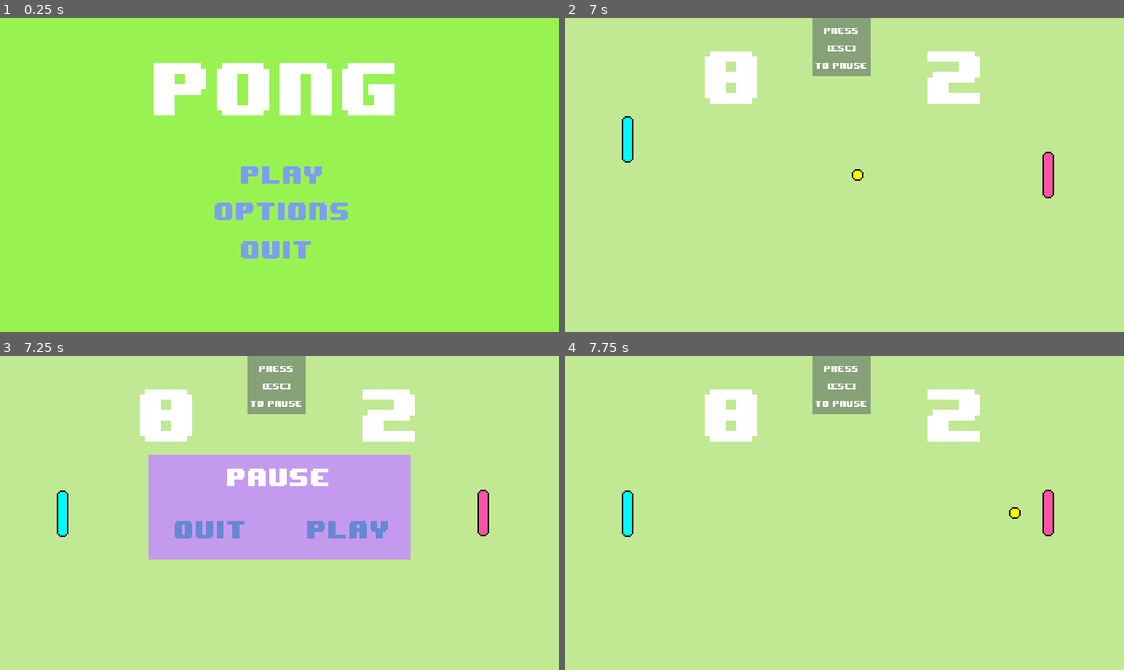
Above: before the commit, frames 1-4 (two rows, left to right).
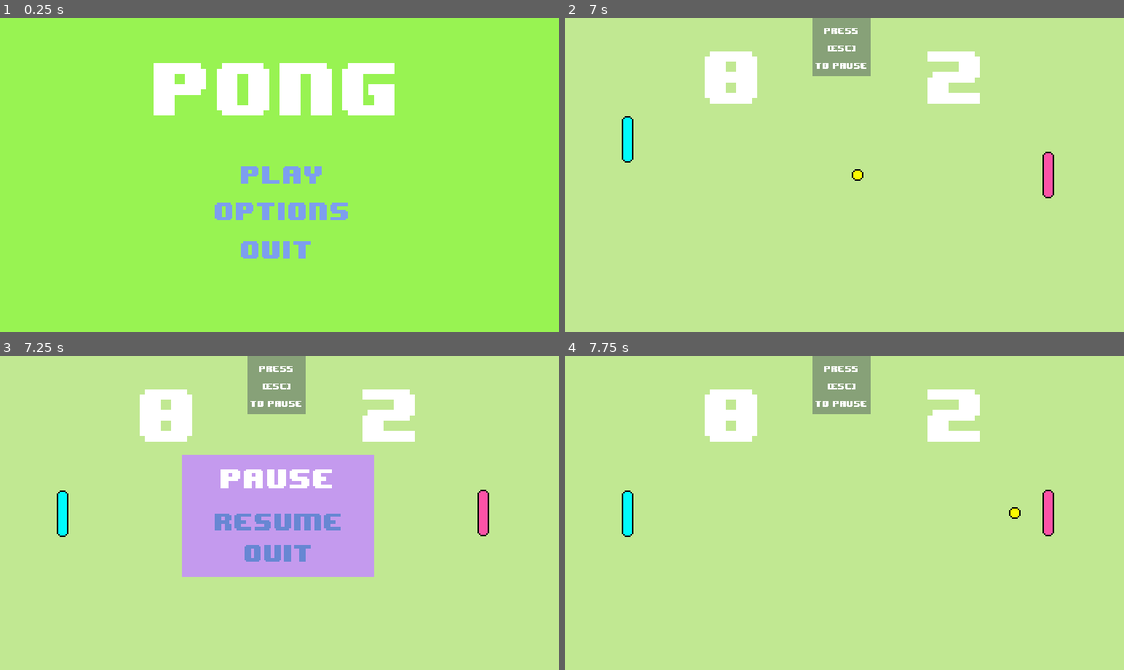
Above: after the commit, the same moments.

Repository: paolobb4/YAPC
Game: Godot game, scene res://scn/Menu.tscn
The game is run twice, just before and just after one commit, with the same random seed, the same clock (stepped at 60 frames per second) and the same inputs.
Inputs:
- Up to frame 1 (0.25 s): no input
- Up to frame 2 (7 s): click "play" at 0.5 s; click "back" at 1.25 s; click "play" at 2 s; click "play" at 2.75 s; hold W (p1_up) 3.53-4.28 s; hold Down (p2_down) 3.53-4.28 s; hold S (p1_down) 4.28-5.03 s; tap Up (p2_up) at 4.35, 5.85 s; hold Down (p2_down) 5.03-5.78 s; hold W (p1_up) 5.03-6.53 s; hold S (p1_down) from 6.53 s (still down); hold Down (p2_down) from 6.53 s (still down)
- Up to frame 3 (7.25 s): keep holding S (p1_down); keep holding Down (p2_down); tap Escape (ui_cancel) at 7.15 s
- Up to frame 4 (7.75 s): release S (p1_down) at 7.25 s; release Down (p2_down) at 7.25 s; click "play" (after the commit: "resume") at 7.25 s

Frames 1-2 are identical in both runs. In frame 3, 8.2% of the frame differs, in the area x 26-74%, y 31-71%; in frame 4, nothing differs.

Commit message:
Polish pause Panel and rework pause code

Diff:
--- a/scn/Game.tscn
+++ b/scn/Game.tscn
@@ -43,9 +43,10 @@
 font_data = ExtResource( 4 )
 _sections_unfolded = [ "Font", "Font/fallback", "Settings" ]
 
-[node name="Game" type="Node2D" index="0"]
+[node name="Game" type="Node2D"]
 
 script = ExtResource( 1 )
+_sections_unfolded = [ "Pause", "Transform" ]
 __meta__ = {
 "_edit_group_": true
 }
@@ -85,7 +86,6 @@
 size_flags_horizontal = 1
 size_flags_vertical = 1
 custom_styles/panel = SubResource( 1 )
-_sections_unfolded = [ "Rect", "custom_styles" ]
 
 [node name="score_left" type="Label" parent="." index="2"]
 
@@ -111,7 +111,7 @@
 percent_visible = 1.0
 lines_skipped = 0
 max_lines_visible = -1
-_sections_unfolded = [ "Rect", "custom_fonts" ]
+_sections_unfolded = [ "custom_fonts" ]
 
 [node name="score_right" type="Label" parent="." index="3"]
 
@@ -137,18 +137,16 @@
 percent_visible = 1.0
 lines_skipped = 0
 max_lines_visible = -1
-_sections_unfolded = [ "Rect", "custom_fonts" ]
+_sections_unfolded = [ "custom_fonts" ]
 
 [node name="Ball" parent="." index="4" instance=ExtResource( 5 )]
 
 position = Vector2( 192, 108 )
-_sections_unfolded = [ "Transform" ]
 speed = 180
 
 [node name="Player_1" parent="." index="5" instance=ExtResource( 6 )]
 
 position = Vector2( 43, 109 )
-_sections_unfolded = [ "Transform" ]
 ai_miss_chance = 40
 ai_hold = 0.35
 
--- a/scn/Menu.tscn
+++ b/scn/Menu.tscn
@@ -426,8 +426,9 @@
 
 [node name="Menu" type="Node2D" index="0"]
 
+pause_mode = 2
 script = ExtResource( 1 )
-_sections_unfolded = [ "Transform" ]
+_sections_unfolded = [ "Pause", "Transform" ]
 
 [node name="AnimationPlayer" type="AnimationPlayer" parent="." index="0"]
 
@@ -443,11 +444,13 @@
 anims/opts2main = SubResource( 4 )
 anims/play2game = SubResource( 5 )
 anims/play2main = SubResource( 6 )
-anims/show_pause_info = SubResource( 18 )
+anims/show_pause_info = SubResource( 7 )
 blend_times = [  ]
 _sections_unfolded = [ "Pause" ]
 
 [node name="Audio" type="Node" parent="." index="1"]
+
+_sections_unfolded = [ "Pause" ]
 
 [node name="menu button" type="AudioStreamPlayer" parent="Audio" index="0"]
 
@@ -1161,8 +1164,8 @@
 
 [node name="Game" parent="." index="5" instance=ExtResource( 8 )]
 
+pause_mode = 1
 position = Vector2( 768, 0 )
-_sections_unfolded = [ "Pause", "Transform" ]
 
 [node name="Pause Info Panel" type="Panel" parent="." index="6"]
 
@@ -1215,16 +1218,15 @@
 [node name="Pause Panel" type="Panel" parent="." index="7"]
 
 pause_mode = 2
-editor/display_folded = true
 visible = false
 anchor_left = 0.0
 anchor_top = 0.0
 anchor_right = 0.0
 anchor_bottom = 0.0
-margin_left = 870.0
-margin_top = 68.4
-margin_right = 1020.0
-margin_bottom = 128.4
+margin_left = 893.0
+margin_top = 68.0
+margin_right = 1003.0
+margin_bottom = 138.0
 rect_scale = Vector2( 1.2, 1.2 )
 rect_pivot_offset = Vector2( 0, 0 )
 rect_clip_content = false
@@ -1244,40 +1246,71 @@
 anchor_top = 0.0
 anchor_right = 0.0
 anchor_bottom = 0.0
+margin_left = -13.0
 margin_top = 6.0
-margin_right = 150.0
+margin_right = 112.0
 margin_bottom = 20.0
+rect_scale = Vector2( 1.1, 1.1 )
 rect_pivot_offset = Vector2( 0, 0 )
 rect_clip_content = false
 mouse_filter = 2
 mouse_default_cursor_shape = 0
 size_flags_horizontal = 1
 size_flags_vertical = 4
-custom_fonts/font = SubResource( 9 )
+custom_fonts/font = SubResource( 10 )
 text = "pause"
 align = 1
 percent_visible = 1.0
 lines_skipped = 0
 max_lines_visible = -1
-_sections_unfolded = [ "custom_fonts" ]
-
-[node name="quit Button" type="Button" parent="Pause Panel" index="1"]
-
-anchor_left = 0.0
-anchor_top = 0.0
-anchor_right = 0.0
-anchor_bottom = 0.0
-margin_left = 9.0
-margin_top = 32.0
-margin_right = 63.0
-margin_bottom = 52.0
-rect_pivot_offset = Vector2( 0, 0 )
-rect_clip_content = false
-mouse_filter = 0
-mouse_default_cursor_shape = 0
-size_flags_horizontal = 1
-size_flags_vertical = 1
-custom_fonts/font = SubResource( 9 )
+_sections_unfolded = [ "Rect", "custom_fonts" ]
+
+[node name="resume Button" type="Button" parent="Pause Panel" index="1"]
+
+anchor_left = 0.0
+anchor_top = 0.0
+anchor_right = 0.0
+anchor_bottom = 0.0
+margin_left = 13.0
+margin_top = 28.0
+margin_right = 103.0
+margin_bottom = 49.0
+rect_scale = Vector2( 0.95, 0.95 )
+rect_pivot_offset = Vector2( 0, 0 )
+rect_clip_content = false
+mouse_filter = 0
+mouse_default_cursor_shape = 0
+size_flags_horizontal = 1
+size_flags_vertical = 1
+custom_fonts/font = SubResource( 10 )
+custom_colors/font_color = Color( 0.407593, 0.531279, 0.828125, 1 )
+toggle_mode = false
+enabled_focus_mode = 0
+shortcut = null
+group = null
+text = "resume"
+flat = true
+align = 1
+_sections_unfolded = [ "Rect", "custom_colors", "custom_fonts" ]
+
+[node name="quit Button" type="Button" parent="Pause Panel" index="2"]
+
+anchor_left = 0.0
+anchor_top = 0.0
+anchor_right = 0.0
+anchor_bottom = 0.0
+margin_left = 30.0
+margin_top = 46.0
+margin_right = 84.0
+margin_bottom = 66.0
+rect_scale = Vector2( 0.95, 0.95 )
+rect_pivot_offset = Vector2( 0, 0 )
+rect_clip_content = false
+mouse_filter = 0
+mouse_default_cursor_shape = 0
+size_flags_horizontal = 1
+size_flags_vertical = 1
+custom_fonts/font = SubResource( 10 )
 custom_colors/font_color = Color( 0.407593, 0.531279, 0.828125, 1 )
 toggle_mode = false
 enabled_focus_mode = 0
@@ -1288,33 +1321,6 @@
 align = 1
 _sections_unfolded = [ "Rect", "custom_colors", "custom_fonts" ]
 
-[node name="back Button" type="Button" parent="Pause Panel" index="2"]
-
-anchor_left = 0.0
-anchor_top = 0.0
-anchor_right = 0.0
-anchor_bottom = 0.0
-margin_left = 85.0
-margin_top = 32.0
-margin_right = 145.0
-margin_bottom = 52.0
-rect_pivot_offset = Vector2( 0, 0 )
-rect_clip_content = false
-mouse_filter = 0
-mouse_default_cursor_shape = 0
-size_flags_horizontal = 1
-size_flags_vertical = 1
-custom_fonts/font = SubResource( 9 )
-custom_colors/font_color = Color( 0.407593, 0.531279, 0.828125, 1 )
-toggle_mode = false
-enabled_focus_mode = 0
-shortcut = null
-group = null
-text = "play"
-flat = true
-align = 1
-_sections_unfolded = [ "Rect", "custom_colors", "custom_fonts" ]
-
 [connection signal="pressed" from="Main menu/play menu Button" to="Audio/menu button" method="play"]
 
 [connection signal="pressed" from="Main menu/play menu Button" to="AnimationPlayer" method="play" binds= [ "main2play" ]]
@@ -1323,14 +1329,14 @@
 
 [connection signal="pressed" from="Main menu/options menu Button" to="AnimationPlayer" method="play" binds= [ "main2opts" ]]
 
+[connection signal="pressed" from="Main menu/quit Button" to="." method="_on_quit_Button_pressed"]
+
 [connection signal="pressed" from="Main menu/quit Button" to="Audio/menu button" method="play"]
 
-[connection signal="pressed" from="Main menu/quit Button" to="." method="_on_quit_Button_pressed"]
+[connection signal="pressed" from="Options menu/fullscreen" to="." method="_on_full_screen_pressed"]
 
 [connection signal="pressed" from="Options menu/fullscreen" to="Audio/menu button" method="play"]
 
-[connection signal="pressed" from="Options menu/fullscreen" to="." method="_on_full_screen_pressed"]
-
 [connection signal="value_changed" from="Options menu/volume" to="." method="_on_volume_changed"]
 
 [connection signal="pressed" from="Options menu/back Button" to="Audio/menu button" method="play"]
@@ -1369,12 +1375,10 @@
 
 [connection signal="pressed" from="Play Game/play Button" to="AnimationPlayer" method="play" binds= [ "play2game" ]]
 
-[connection signal="paused" from="Game" to="Pause Panel" method="show"]
+[connection signal="pressed" from="Pause Panel/resume Button" to="Game" method="unpause"]
+
+[connection signal="pressed" from="Pause Panel/resume Button" to="Pause Panel" method="hide"]
 
 [connection signal="pressed" from="Pause Panel/quit Button" to="Audio/menu button" method="play"]
 
 [connection signal="pressed" from="Pause Panel/quit Button" to="AnimationPlayer" method="play" binds= [ "game2play" ]]
-
-[connection signal="pressed" from="Pause Panel/back Button" to="Game" method="unpause"]
-
-[connection signal="pressed" from="Pause Panel/back Button" to="Pause Panel" method="hide"]
--- a/scn/game.gd
+++ b/scn/game.gd
@@ -1,16 +1,11 @@
 extends Node
 
 
-signal paused
+var paused
 
 
 func _ready():
 	pause(false)
-
-
-func _process(delta):
-	if Input.is_action_just_pressed('ui_cancel'):
-		pause()
 
 
 func _on_point_scored(side):
@@ -21,15 +16,18 @@
 
 
 func pause(sound=true):
-	emit_signal('paused')
-	get_tree().paused = true
+	get_tree().paused = true # necessary for physics to work
+	pause_mode = 1
+	paused = true
 	if sound:
 		$Audio/pause_in.play()
 	Input.set_mouse_mode(Input.MOUSE_MODE_VISIBLE)
 
 
 func unpause(sound=true):
-	get_tree().paused = false
+	get_tree().paused = false # refer to pause()
+	pause_mode = 2
+	paused = false
 	if sound:
 		$Audio/pause_out.play()
 	Input.set_mouse_mode(Input.MOUSE_MODE_HIDDEN)
--- a/scn/menu.gd
+++ b/scn/menu.gd
@@ -1,4 +1,19 @@
 extends Node2D
+
+
+func _ready():
+	get_tree().paused = true
+
+
+func _process(delta):
+	if self.position.x == -768:	# i.e. when playing
+		if Input.is_action_just_pressed('ui_cancel'):
+			if $Game.paused:
+				$Game.unpause()
+				$'Pause Panel'.hide()
+			else:
+				$Game.pause()
+				$'Pause Panel'.show()
 
 
 func _on_quit_Button_pressed():
Not shown: 36 places in scn/Menu.tscn that only renumber resources
